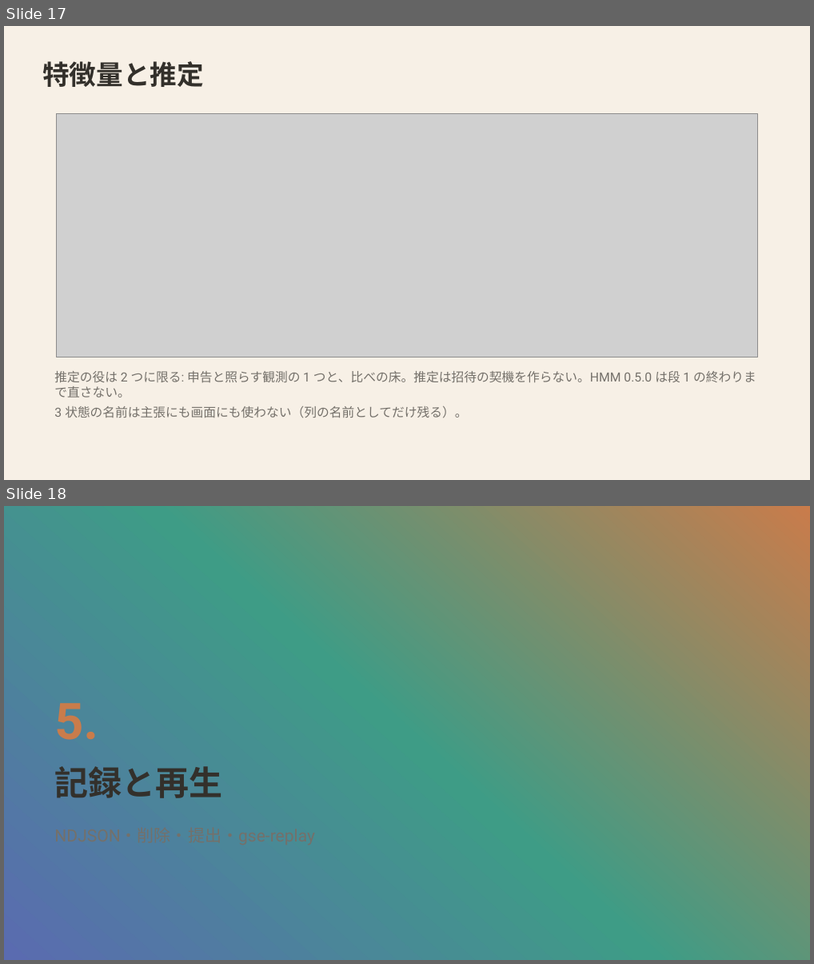
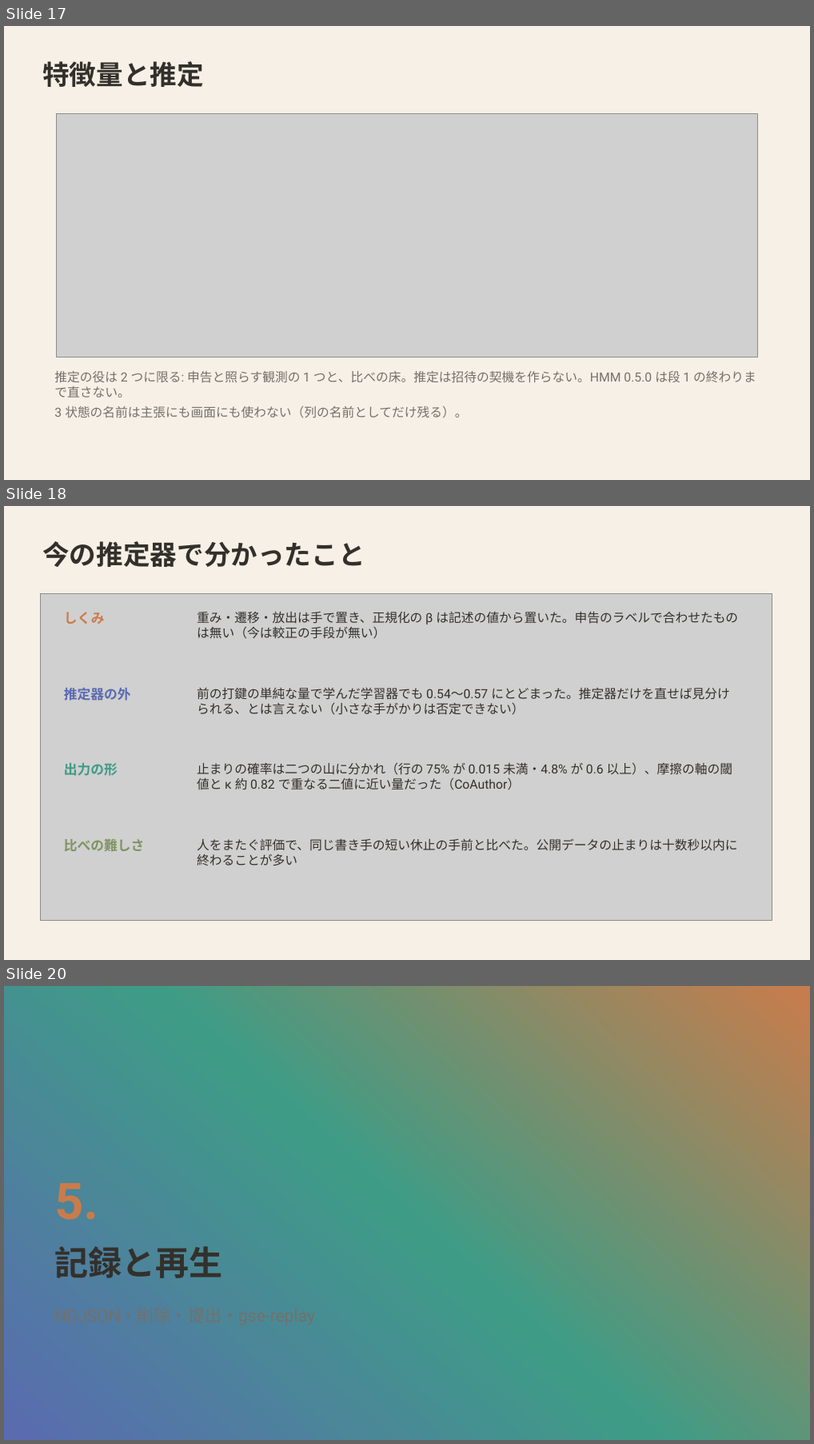
Before and after one commit to mikotomiura/GSE-prototype, a slide deck: docs/slides/project-overview/GSE_project_tech.pptx. Shown one above the other, each under a label of ours: slides 17 and 18 before the commit, slides 17, 18 and 20 after it; the slides between them are not shown. The pictures are 814x964 and 814x1444 pixels, drawn with LibreOffice and Linux fonts; fonts in the diff are those of the drawing; grey boxes stand for pictures; background and template pictures are left out. Boxes give left, top, right and bottom in pixels: in the first picture for what was removed or moved away, otherwise in the second. Text is boxed around its words. In the diff, an @@ line names an element or a change of style, - is before the commit and + after.

```diff
--- a/docs/slides/project-overview/GSE_project_tech.pptx
+++ b/docs/slides/project-overview/GSE_project_tech.pptx
@@ slide 18 added at <box>4,506,810,960</box>, background #F7F0E6 @@
@@ text added at <box>42,541,365,567</box>, 32 pt, text #33302B, bold @@
+今の推定器で分かったこと
@@ picture added at <box>40,594,772,920</box> @@
@@ text added at <box>64,612,105,624</box>, 16 pt, text #C97C4B, bold @@
+しくみ
@@ text added at <box>197,612,738,639</box>, 15 pt, text #33302B @@
+重み・遷移・放出は手で置き、正規化の β は記述の値から置いた。申告のラベルで合わせたものは無い（今は較正の手段が無い）
@@ text added at <box>64,688,131,700</box>, 16 pt, text #5A6BB0, bold @@
+推定器の外
@@ text added at <box>197,688,730,715</box>, 15 pt, text #33302B @@
+前の打鍵の単純な量で学んだ学習器でも 0.54〜0.57 にとどまった。推定器だけを直せば見分けられる、とは言えない（小さな手がかりは否定できない）
@@ text added at <box>64,763,118,776</box>, 16 pt, text #3E9C86, bold @@
+出力の形
@@ text added at <box>197,762,733,790</box>, 15 pt, text #33302B @@
+止まりの確率は二つの山に分かれ（行の 75% が 0.015 未満・4.8% が 0.6 以上）、摩擦の軸の閾値と κ 約 0.82 で重なる二値に近い量だった（CoAuthor）
@@ text added at <box>64,839,144,852</box>, 16 pt, text #7F9463, bold @@
+比べの難しさ
@@ text added at <box>197,839,738,865</box>, 15 pt, text #33302B @@
+人をまたぐ評価で、同じ書き手の短い休止の手前と比べた。公開データの止まりは十数秒以内に終わることが多い
@@ what was slide 18 is now slide 20 @@
```
Also in this commit, not shown: 2 slides changed, 1 other slide added, 8 other files.
